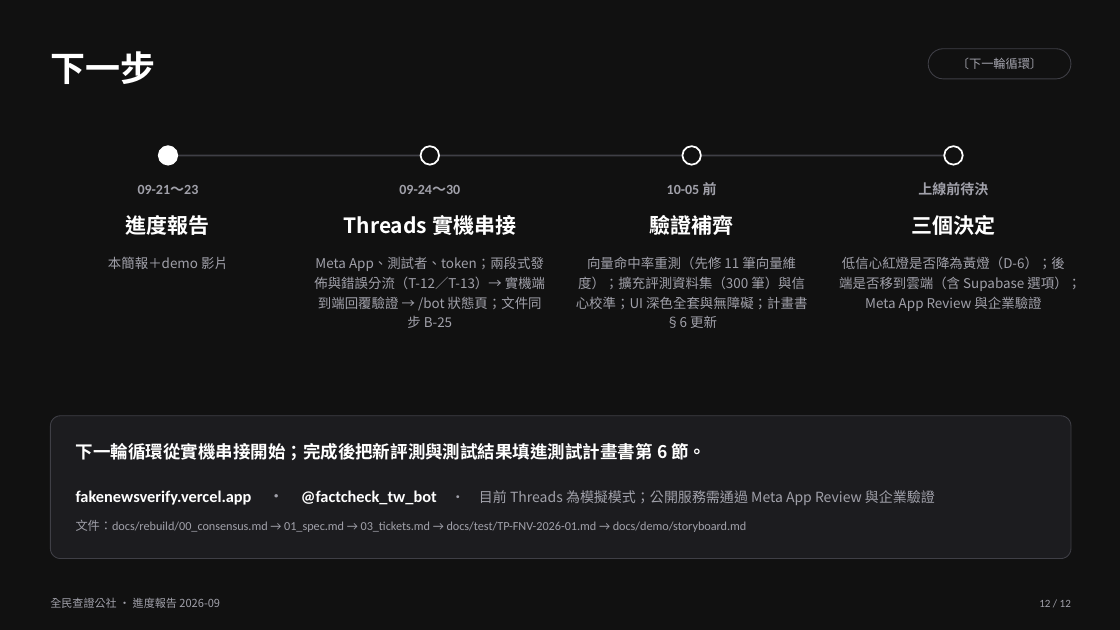
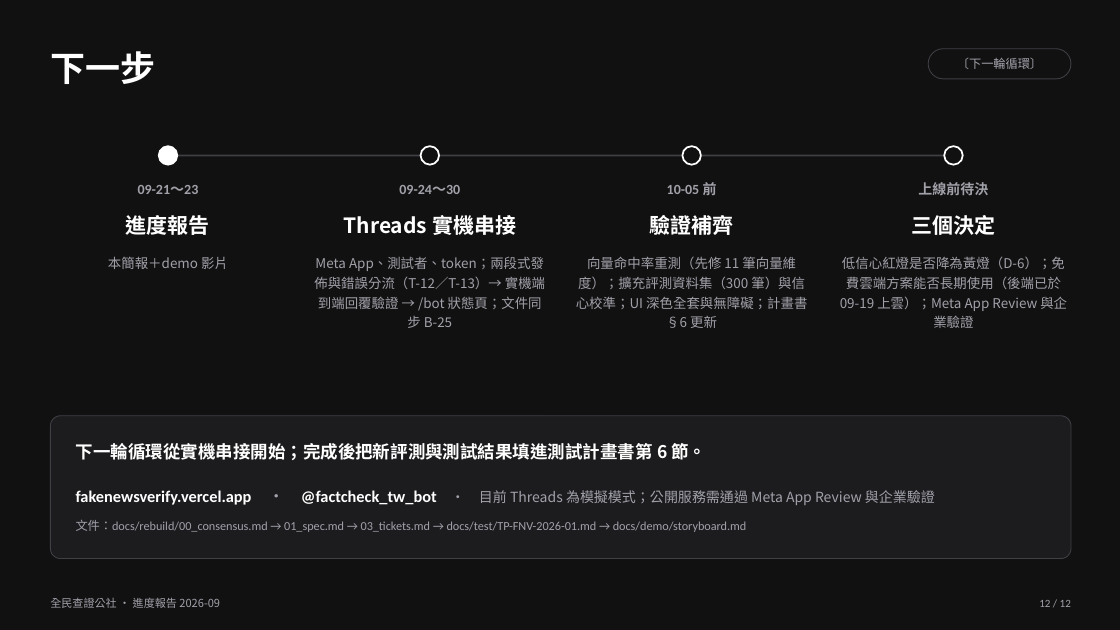
Before and after one commit to cansfakenewsverify/AI-Fake-News-Verification-System, a slide deck: slide 12 of presentations/2026-09_進度報告/01_投影片_進度報告.pptx. Drawn at 1120x630 pixels with LibreOffice and Linux fonts; fonts in the diff are those of the drawing. Boxes give left, top, right and bottom in pixels: in the first picture for what was removed or moved away, otherwise in the second. Text is boxed around its words. In the diff, an @@ line names an element or a change of style, - is before the commit and + after.

```diff
--- a/presentations/2026-09_進度報告/01_投影片_進度報告.pptx
+++ b/presentations/2026-09_進度報告/01_投影片_進度報告.pptx
@@ text at (840, 257, 1067, 328): text changed @@
-低信心紅燈是否降為黃燈（D-6）；後端是否移到雲端（含 Supabase 選項）；Meta App Review 與企業驗證
+低信心紅燈是否降為黃燈（D-6）；免費雲端方案能否長期使用（後端已於 09-19 上雲）；Meta App Review 與企業驗證
```
Also in this commit, not shown: 3 other slides changed, 5 other files.
